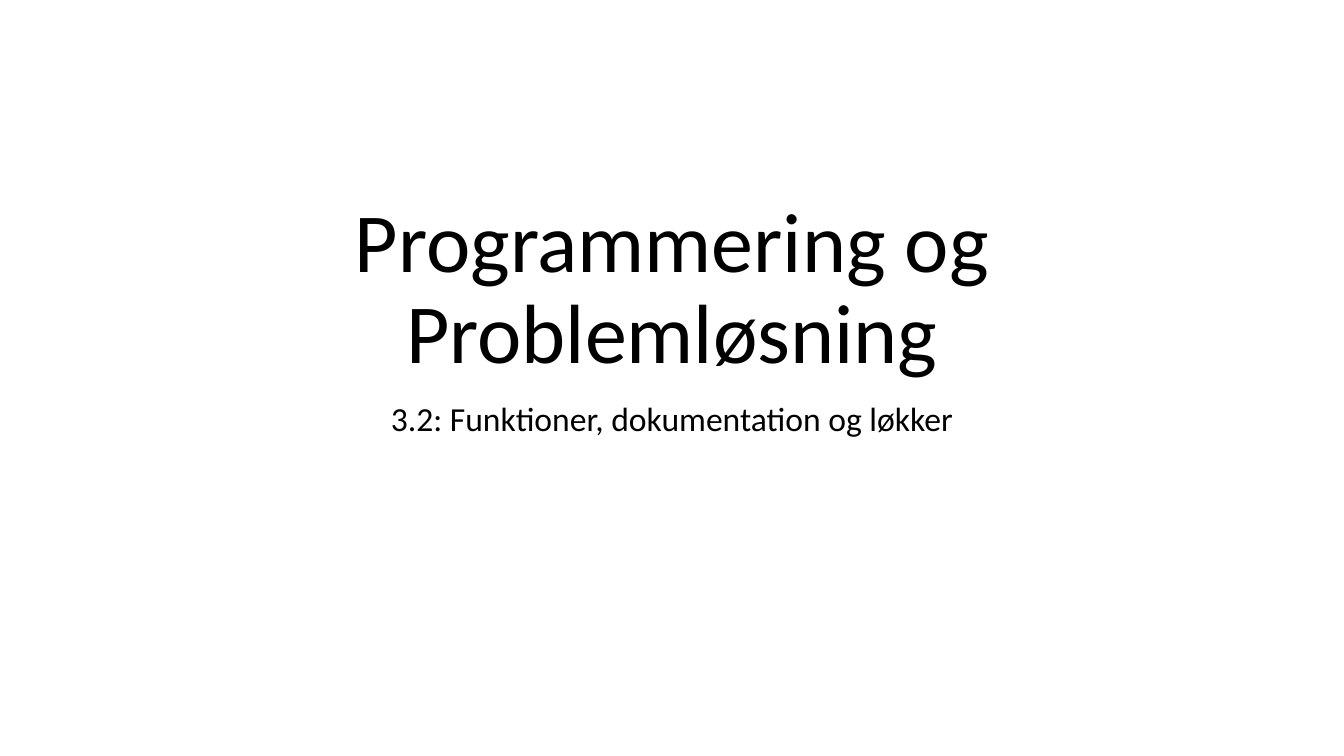
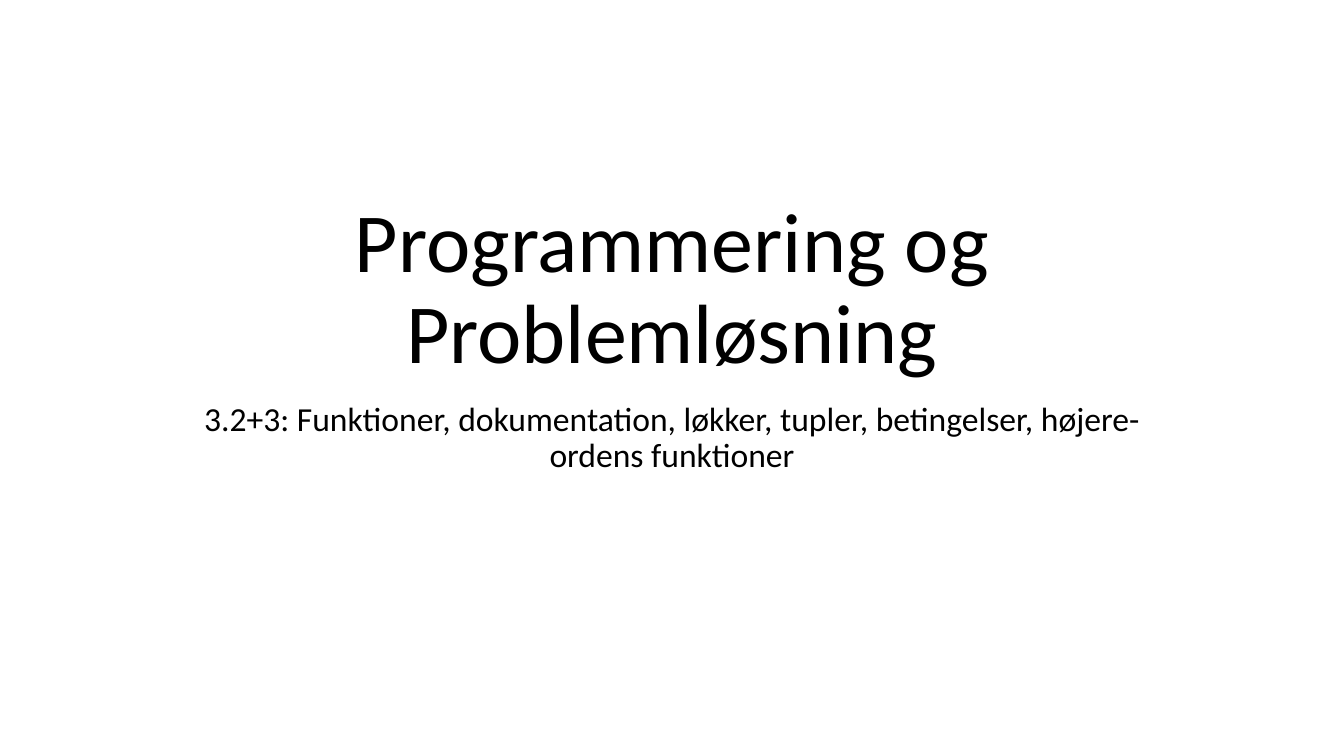
Before and after one commit to fisterloegsovs/pop22, a slide deck: slide 1 of lectures/3.2FunctionsNPrintf/lecture.pptx. Drawn at 1344x756 pixels with LibreOffice and Linux fonts; fonts in the diff are those of the drawing. Boxes give left, top, right and bottom in pixels: in the first picture for what was removed or moved away, otherwise in the second. Text is boxed around its words. In the diff, an @@ line names an element or a change of style, - is before the commit and + after.

```diff
--- a/lectures/3.2FunctionsNPrintf/lecture.pptx
+++ b/lectures/3.2FunctionsNPrintf/lecture.pptx
@@ subtitle at (204,407,1139,468): text changed @@
-3.2: Funktioner, dokumentation og løkker
+3.2+3: Funktioner, dokumentation, løkker, tupler, betingelser, højere-ordens funktioner
```
Also in this commit, not shown: 5 other slides changed, 8 slides added, 1 slide removed, 14 other files.
